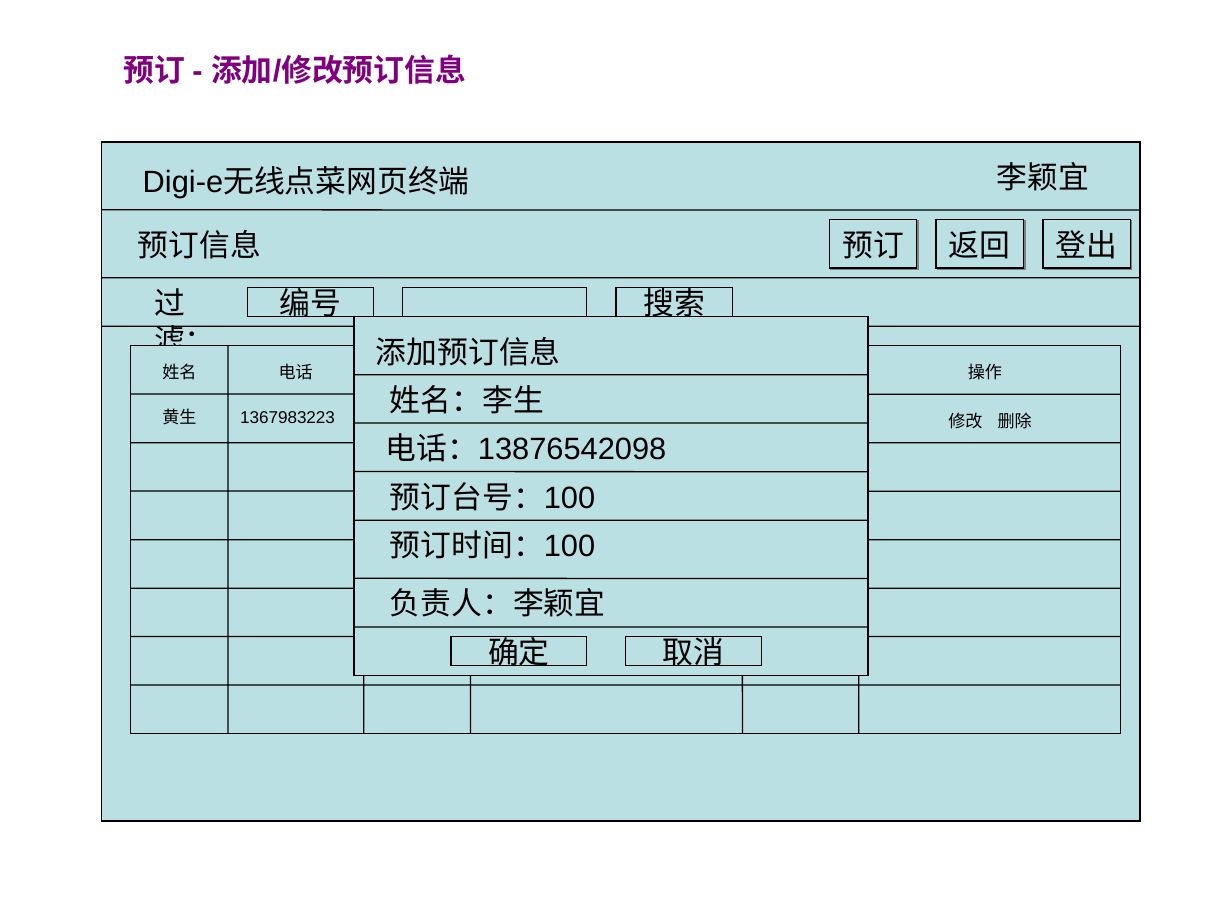
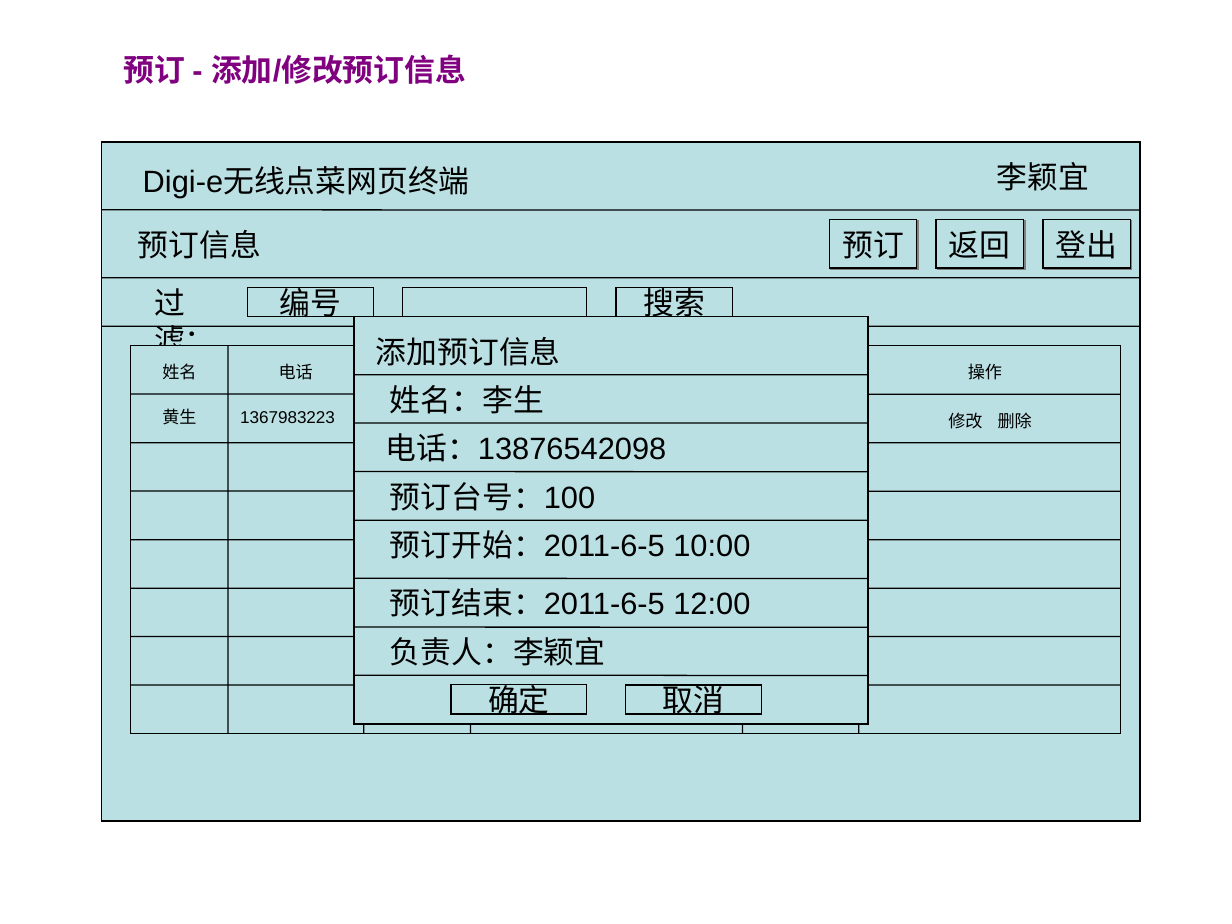
Before and after one commit to runt18/wireless-order-solution, a slide deck: slide 18 of doc/Digi-e网页终端需求.ppt (slide 19 before the commit). Drawn at 1232x924 pixels with LibreOffice and Linux fonts; fonts in the diff are those of the drawing. Boxes give left, top, right and bottom in pixels: in the first picture for what was removed or moved away, otherwise in the second. Text is boxed around its words. In the diff, an @@ line names an element or a change of style, - is before the commit and + after.

```diff
--- a/doc/Digi-e网页终端需求.ppt
+++ b/doc/Digi-e网页终端需求.ppt
@@ rectangle: place and size @@
-rectangle at [354, 317, 867, 675]
+rectangle at [354, 317, 867, 724]
@@ text removed at [390, 530, 595, 559] @@
-预订时间：100
@@ text added at [390, 530, 750, 559], 18 pt, text #000000 @@
+预订开始：2011-6-5 10:00
@@ text added at [390, 588, 750, 617], 18 pt, text #000000 @@
+预订结束：2011-6-5 12:00
@@ line added from (354, 675) to (869, 675), #000000 0.74 pt @@
@@ 2 rectangles, 1 text: place and size @@
-2 rectangles, 1 text at [390, 588, 761, 667]
+2 rectangles, 1 text at [390, 637, 761, 715]
```
Also in this commit, not shown: 1 other slide changed, 1 slide removed.
